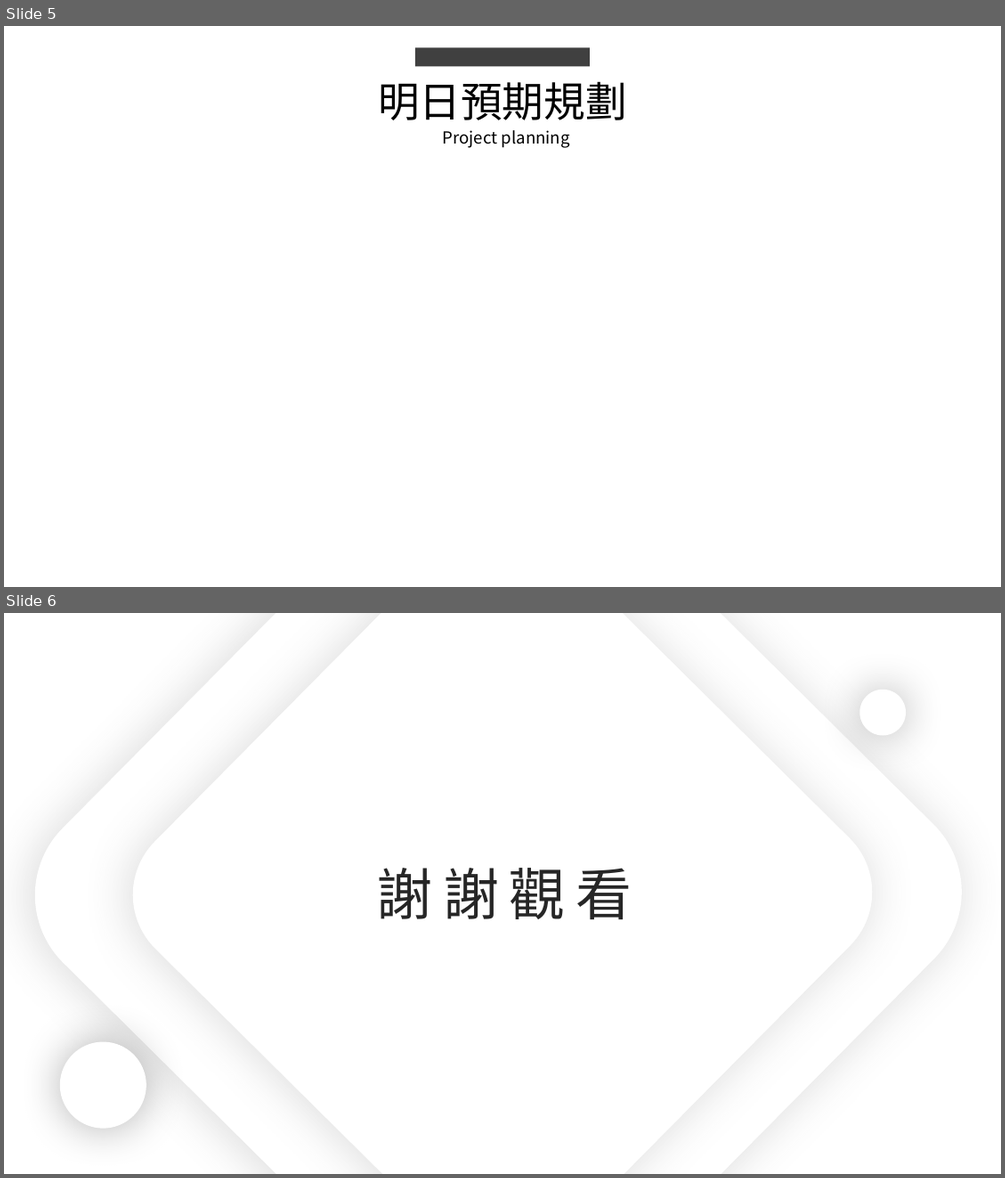
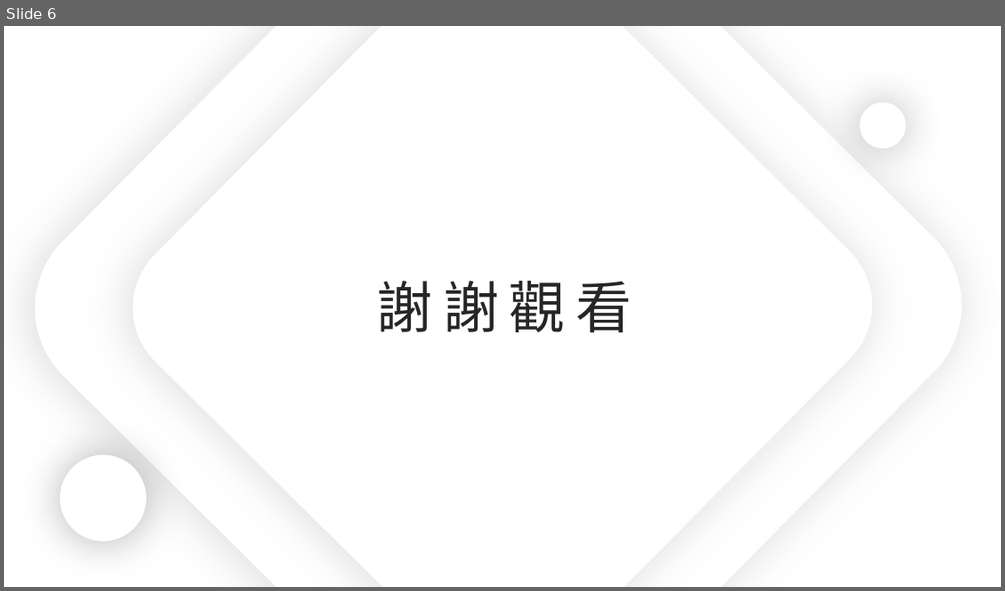
Before and after one commit to king637324/KnowledgeGreenhouseSystem, a slide deck: 工作日報_葉柏漢/2021.09/2021.09.15(加班)~2021.09.16工作日報_葉柏漢.pptx. Shown one above the other, each under a label of ours: slides 5 and 6 before the commit, slide 6 after it. The pictures are 1005x1178 and 1005x591 pixels, drawn with LibreOffice and Linux fonts; fonts in the diff are those of the drawing. Boxes give left, top, right and bottom in pixels: in the first picture for what was removed or moved away, otherwise in the second. Text is boxed around its words. In the diff, an @@ line names an element or a change of style, - is before the commit and + after.

```diff
--- a/工作日報_葉柏漢/2021.09/2021.09.15(加班)~2021.09.16工作日報_葉柏漢.pptx
+++ b/工作日報_葉柏漢/2021.09/2021.09.15(加班)~2021.09.16工作日報_葉柏漢.pptx
@@ slide 5 removed at (4, 26, 1001, 587), background #FFFFFF @@
@@ rectangle removed at (415, 47, 590, 66) @@
@@ text removed at (378, 81, 627, 120) @@
-明日預期規劃
@@ text removed at (443, 130, 570, 148) @@
-Project planning
```
Also in this commit, not shown: 2 slides changed, 3 slides added, 2 other slides removed, 9 other files.
